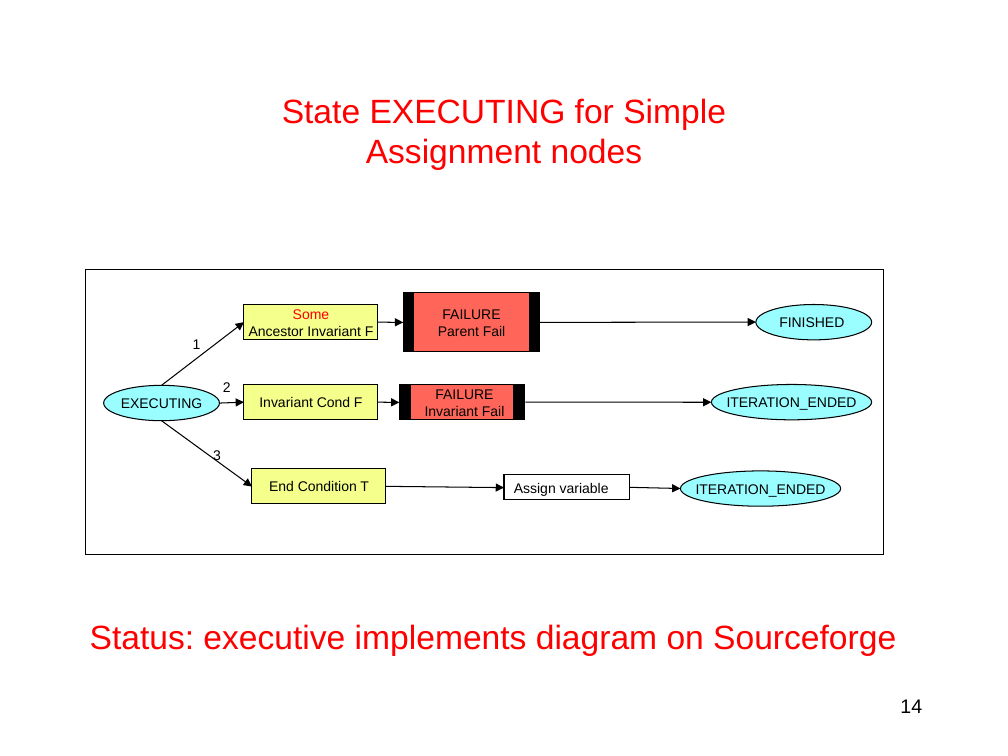
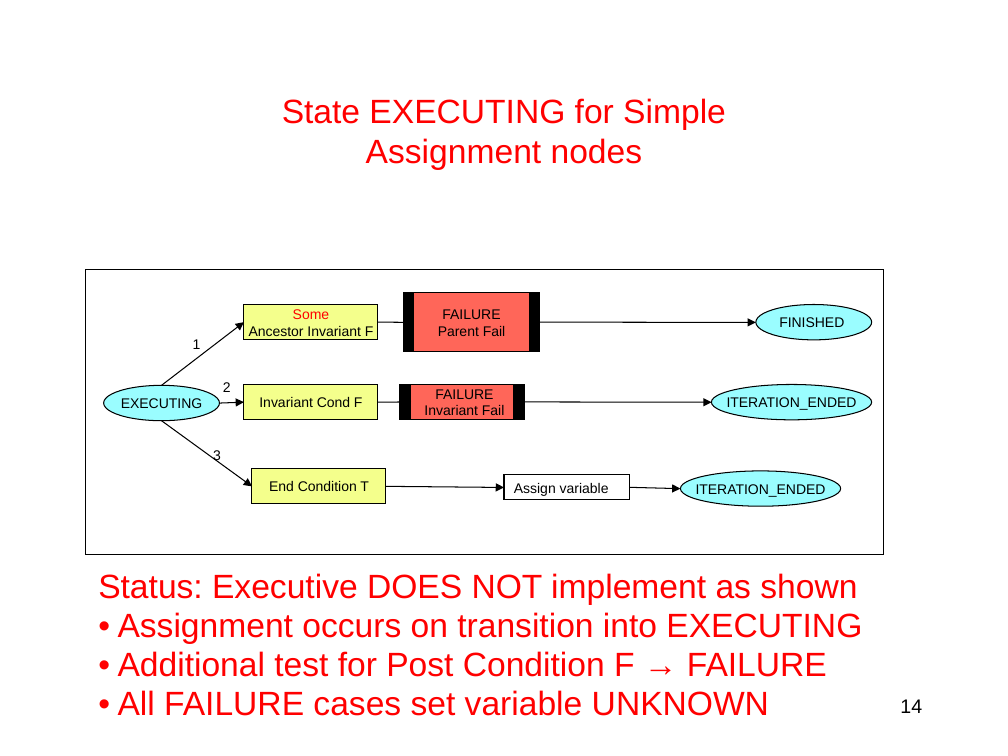
Before and after one commit to plexil-group/plexil, a slide deck: slide 14 of doc/NodeStateTransitions.ppt. Drawn at 1008x756 pixels with LibreOffice and Linux fonts; fonts in the diff are those of the drawing. Boxes give left, top, right and bottom in pixels: in the first picture for what was removed or moved away, otherwise in the second. Text is boxed around its words. In the diff, an @@ line names an element or a change of style, - is before the commit and + after.

Commit message:
Updated with current implementation status

```diff
--- a/doc/NodeStateTransitions.ppt
+++ b/doc/NodeStateTransitions.ppt
@@ arrow moved from (378, 323) - (403, 323) to (378, 323) - (414, 323) @@
@@ arrow moved from (378, 402) - (399, 402) to (378, 402) - (411, 402) @@
@@ text at bbox=[98, 573, 862, 716]: text changed @@
-Status: executive implements diagram on Sourceforge
+Status: Executive DOES NOT implement as shown
+• Assignment occurs on transition into EXECUTING
+• Additional test for Post Condition F → FAILURE
+• All FAILURE cases set variable UNKNOWN
```
Also in this commit, not shown: 19 other slides changed.
